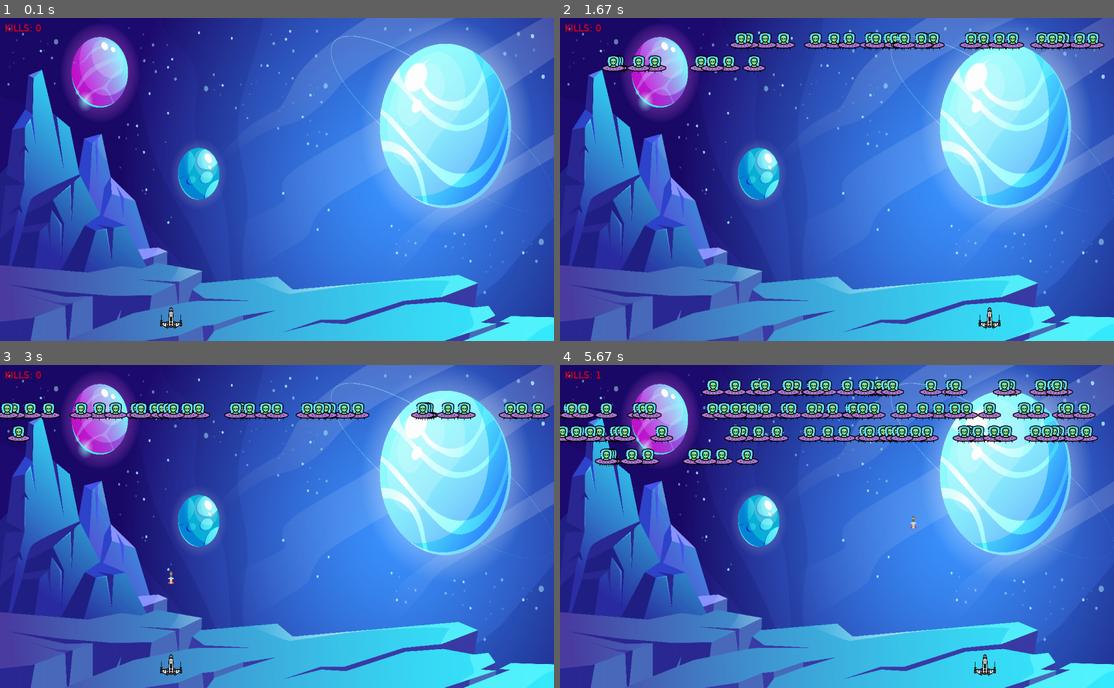
Above: before the commit, frames 1-4 (two rows, left to right).
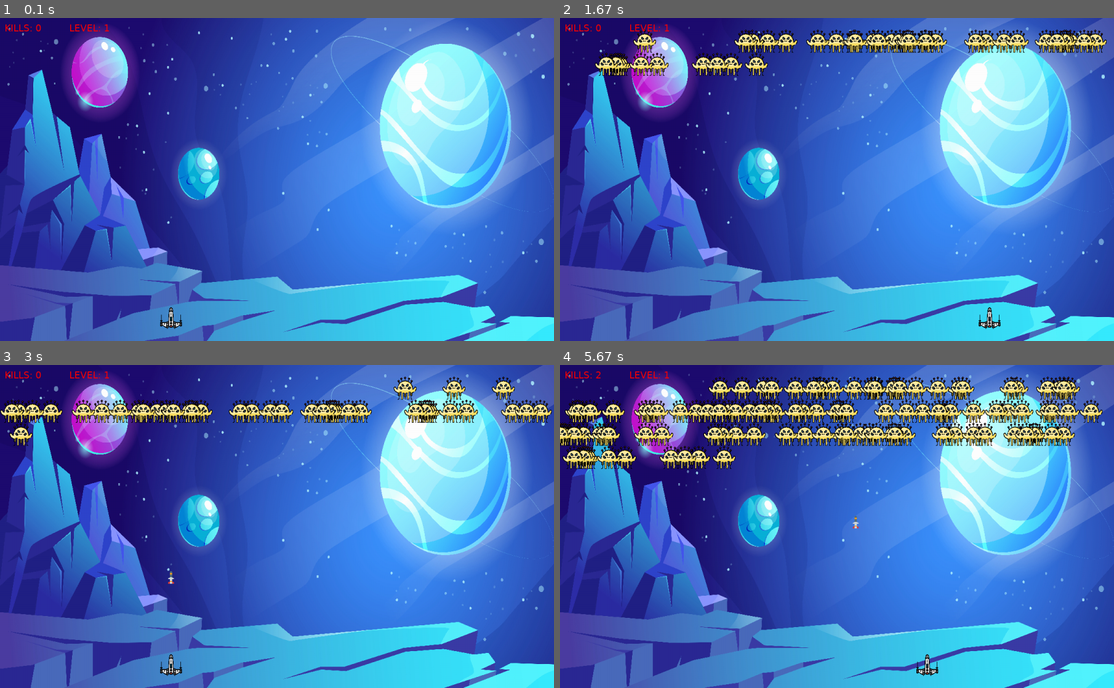
Above: after the commit, the same moments.

Repository: sfachin123/pygame
Game: pygame game, started from Aliens/pygameSandbox.py
The game is run twice, just before and just after one commit, with the same random seed, the same clock (stepped at 60 frames per second) and the same inputs.
Inputs:
- Up to frame 1 (0.1 s): no input
- Up to frame 2 (1.67 s): hold Right 0.33-0.8 s; hold Up 0.83-1.13 s; hold Right 1.17-1.63 s
- Up to frame 3 (3 s): hold Left 1.67-2.2 s; hold Left 2.23-2.63 s; tap Space at 2.67 s
- Up to frame 4 (5.67 s): hold Up 3-3.37 s; tap Space at 3.07, 3.47, 3.77, 4.13, 4.43, 4.63, 4.93, 5.13, 5.47 s; hold Right 3.4-4.03 s; hold Left 4.07-4.53 s; hold Right 4.57-5.03 s; hold Up 5.07-5.37 s; hold Right from 5.4 s (still down)

The runs differ from the first frame. In frame 1, less than 0.1% of the frame differs, in the area x 12-20%, y 1-5%; in frame 2, 5.1%; in frame 3, 5.4%; in frame 4, 16%, in the area x 0-98%, y 1-97%.

Commit message:
Adding Alien Ship

Diff:
--- a/Aliens/pygameSandbox.py
+++ b/Aliens/pygameSandbox.py
@@ -38,14 +38,17 @@
 ALIEN_COUNTER=0
 LEVEL=1
 
+#USER EVENTS
 #User event for missile firing: only one missile per sec at most
-MISSILE_LAUNCH_OK = pygame.USEREVENT + 2
+MISSILE_LAUNCH_OK = pygame.USEREVENT + 1
 pygame.time.set_timer(MISSILE_LAUNCH_OK, 1000)
 CANFIRE=False
 #Adding a new User event for creating Aliens
-ALIEN_SPAWNING = pygame.USEREVENT + 1
+ALIEN_SPAWNING = pygame.USEREVENT + 2
 pygame.time.set_timer(ALIEN_SPAWNING, 2000)
-
+#alien ship shooting
+ALIEN_SHOOTING = pygame.USEREVENT+3
+pygame.time.set_timer(ALIEN_SPAWNING, 500)
 
 #Setting up Fonts
 font = pygame.font.SysFont("Verdana", 60)
@@ -121,11 +124,12 @@
     def move(self):
         self.rect.move_ip(0, -5)
 
+
 class Alien(pygame.sprite.Sprite):
     def __init__(self):
         super().__init__()
         #alien
-        rawimage = pygame.image.load(".//Data/ufo.png")
+        rawimage = pygame.image.load(".//Data/alien2.png")
         self.image = pygame.transform.scale(rawimage, (50, 50))
         self.rect = self.image.get_rect()
         self.rect.center = (random.randint(30, SCREEN_WIDTH-30), self.rect.height)
@@ -139,6 +143,27 @@
             self.rect.left = 0
             self.rect.center = (0,self.rect.centery+SPEED_DROP)
 
+class AlienShip(Alien):
+    def __init__(self):
+        super().__init__()
+        #alien
+        rawimage = pygame.image.load(".//Data/ufo.png")
+        self.image = pygame.transform.scale(rawimage, (50, 50))
+
+    def fire(self):
+        b = AlienBomb(self)
+
+
+class AlienBomb(pygame.sprite.Sprite):
+     def __init__(self,alienship):
+         super().__init__()
+         rawimage = pygame.image.load(".//Data/missile.png")
+         self.image = pygame.transform.scale(rawimage, (30, 30))
+         self.rect = self.image.get_rect()
+         self.rect.center = (alienship.rect.centerx,  SCREEN_HEIGHT-alienship.rect.height)
+
+     def move(self):
+         self.rect.move_ip(0, 5)
 
 #Setting up Player
 P1 = Player()
@@ -159,7 +184,9 @@
     for event in pygame.event.get():
         if event.type == ALIEN_SPAWNING and ALIEN_COUNTER < ALIEN_MAX_NO:
             ALIEN_COUNTER+=1
-            A = Alien()
+            #create alien ships with increasing probability as level increases
+            rnd = random.uniform(0,10)
+            A = AlienShip() if rnd<LEVEL else Alien()
             all_sprites.add(A)
             all_aliens.add(A)
 
@@ -227,7 +254,9 @@
           the_end()
 
     scores = font_small.render("KILLS: " + str(SCORE), True, RED)
+    level = font_small.render("LEVEL: " + str(LEVEL), True, RED)
     DISPLAYSURF.blit(scores, (10,10))
+    DISPLAYSURF.blit(level, (150,10))
 
     pygame.display.update()
     FramePerSec.tick(FPS)
Binary file removed: Aliens/Data/alien (1).png
